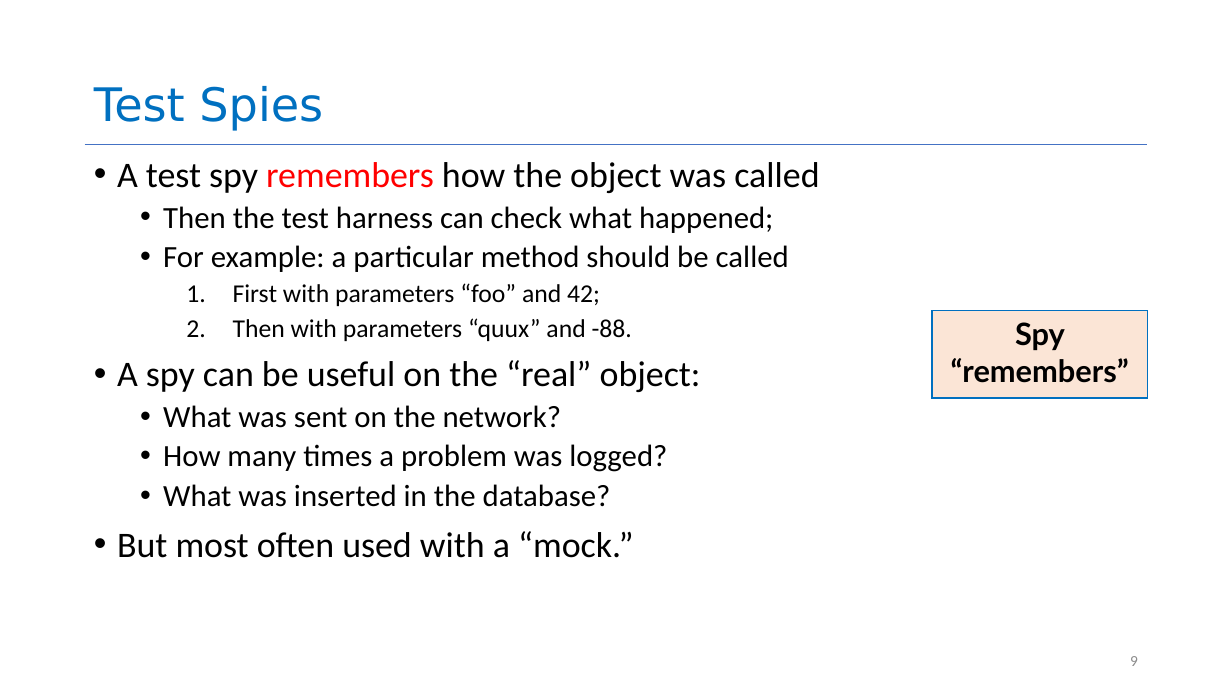
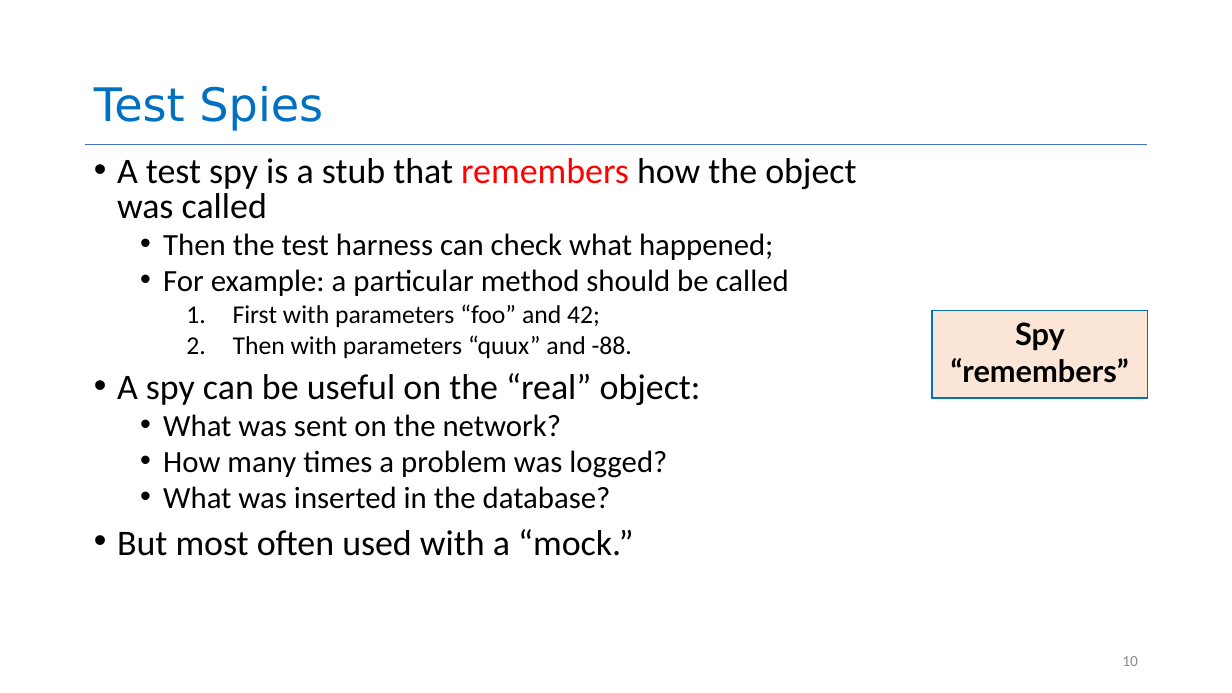
Before and after one commit to neu-se/CS4530-Spring-2022, a slide deck: slide 10 of Slides/Lesson 5.3 Testing Systems.pptx (slide 9 before the commit). Drawn at 1232x693 pixels with LibreOffice and Linux fonts; fonts in the diff are those of the drawing. Boxes give left, top, right and bottom in pixels: in the first picture for what was removed or moved away, otherwise in the second. Text is boxed around its words. In the diff, an @@ line names an element or a change of style, - is before the commit and + after.

```diff
--- a/Slides/Lesson 5.3 Testing Systems.pptx
+++ b/Slides/Lesson 5.3 Testing Systems.pptx
@@ text at (117, 158, 856, 219): text changed @@
-• A test spy remembers how the object was called
+• A test spy is a stub that remembers how the object was called
@@ text at (117, 233, 789, 556): line spacing 0.9 to 0.8 @@
@@ page number at (1122, 656, 1138, 666): text changed @@
-9
+10
```
Also in this commit, not shown: 6 other slides changed, 4 slides added.
